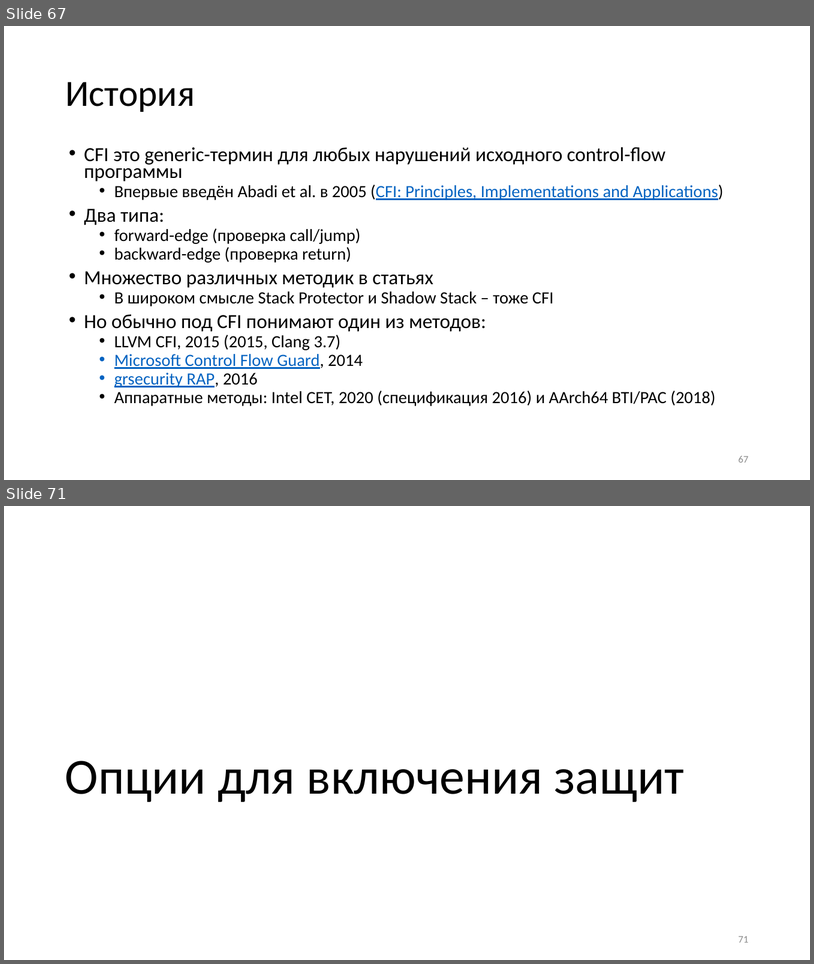
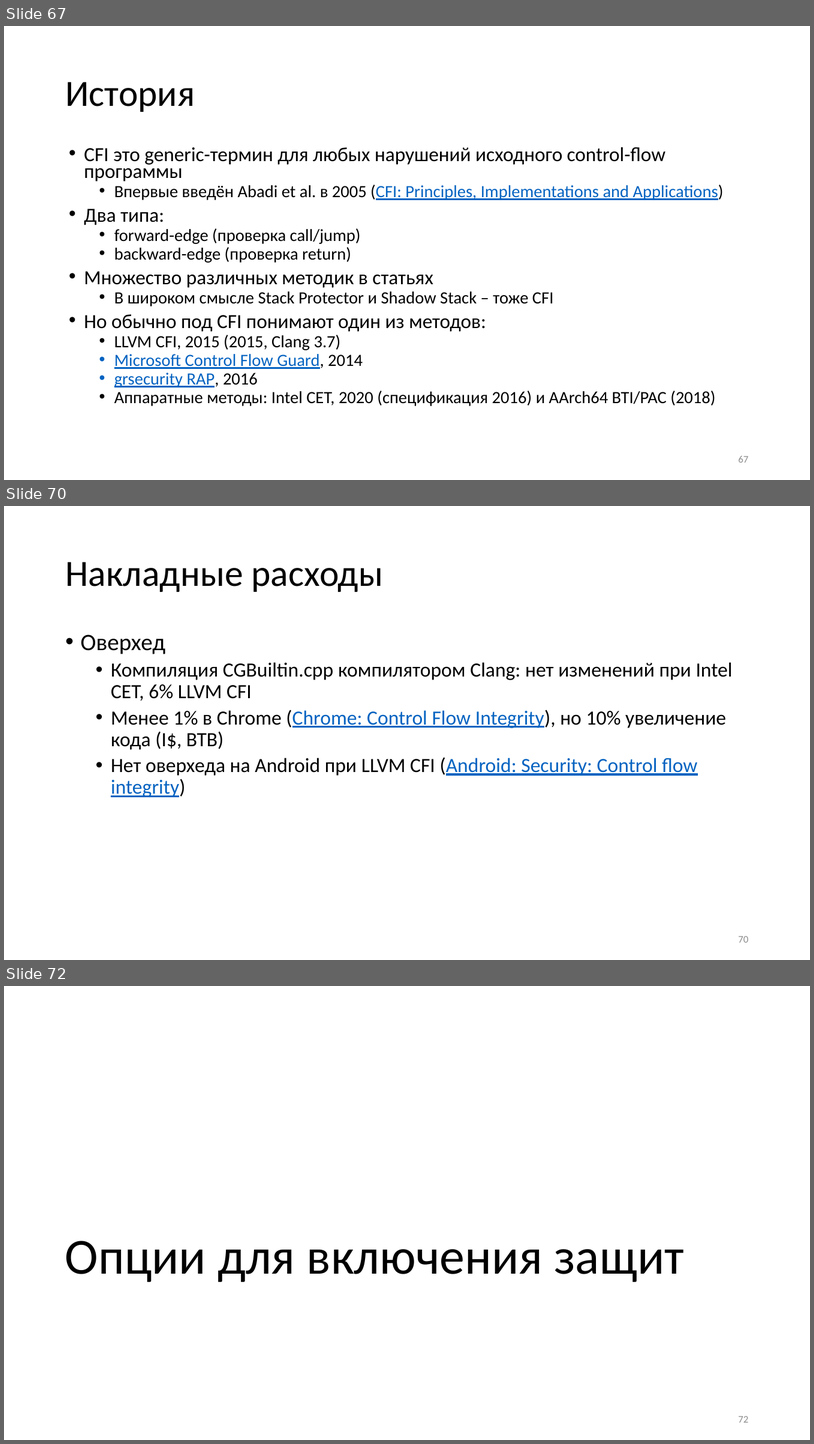
Before and after one commit to yugr/slides, a slide deck: CppZeroCost/2025/RU.pptx. Shown one above the other, each under a label of ours: slides 67 and 71 before the commit, slides 67, 70 and 72 after it; the slides between them are not shown. The pictures are 814x964 and 814x1444 pixels, drawn with LibreOffice and Linux fonts; fonts in the diff are those of the drawing. Boxes give left, top, right and bottom in pixels: in the first picture for what was removed or moved away, otherwise in the second. Text is boxed around its words. In the diff, an @@ line names an element or a change of style, - is before the commit and + after.

```diff
--- a/CppZeroCost/2025/RU.pptx
+++ b/CppZeroCost/2025/RU.pptx
@@ slide 70 added at [4,506,810,960], background #FFFFFF @@
@@ title added at [65,562,384,592], 44 pt, text #000000 @@
+Накладные расходы
@@ text added at [81,634,733,797], 24 pt, text #000000 @@
+• Оверхед
+  • Компиляция CGBuiltin.cpp компилятором Clang: нет изменений при Intel CET, 6% LLVM CFI
+  • Менее 1% в Chrome (Chrome: Control Flow Integrity), но 10% увеличение кода (I$, BTB)
+  • Нет оверхеда на Android при LLVM CFI (Android: Security: Control flow integrity)
@@ page number added at [738,936,749,942], 12 pt, text #8C8C8C @@
+70
@@ what was slide 71 is now slide 72 @@
@@ page number at [738,1416,749,1422]: text changed @@
-71
+72
```
Also in this commit, not shown: 6 slides changed, 3 other files.
